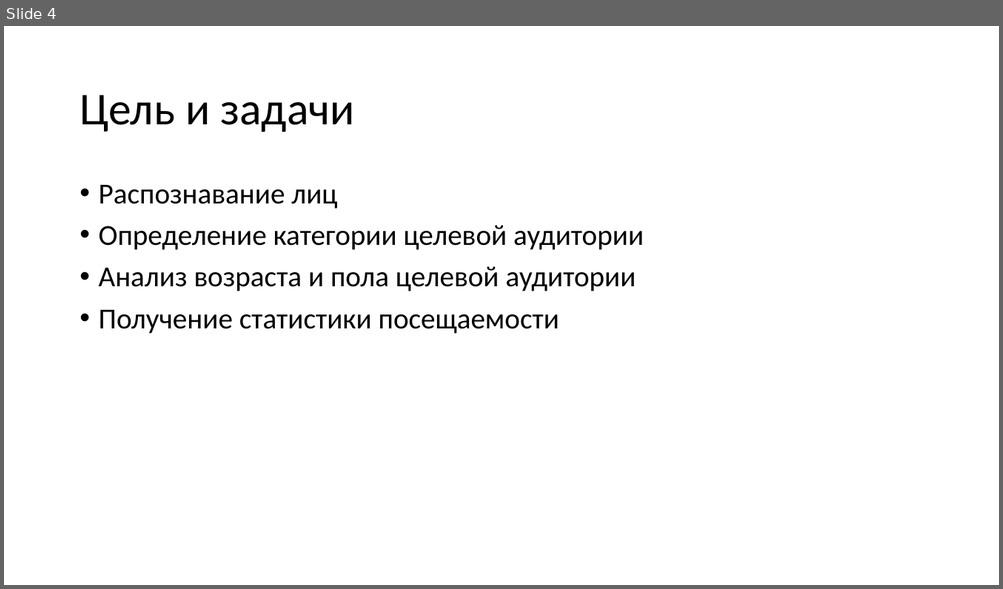
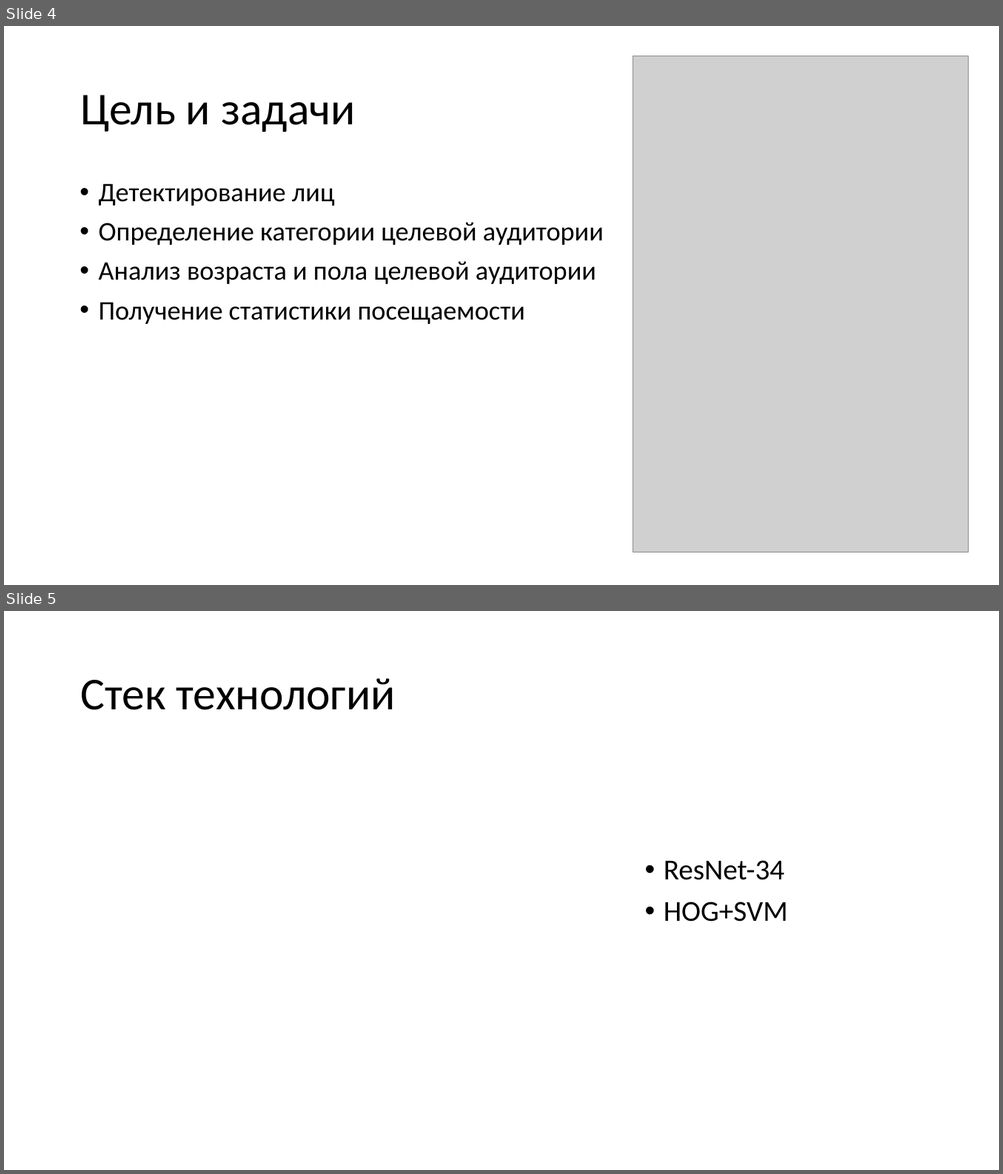
Before and after one commit to vadikko2/Hack_university, a slide deck: Hack_present.pptx. Shown one above the other, each under a label of ours: slide 4 before the commit, slides 4 and 5 after it. The pictures are 1003x589 and 1003x1174 pixels, drawn with LibreOffice and Linux fonts; fonts in the diff are those of the drawing; grey boxes stand for pictures. Boxes give left, top, right and bottom in pixels: in the first picture for what was removed or moved away, otherwise in the second. Text is boxed around its words. In the diff, an @@ line names an element or a change of style, - is before the commit and + after.

```diff
--- a/Hack_present.pptx
+++ b/Hack_present.pptx
@@ slide 5 added at [4, 611, 999, 1170], background #FFFFFF @@
@@ title added at [80, 678, 395, 710], 44 pt, text #000000 @@
+Стек технологий
@@ text added at [663, 860, 788, 922], 28 pt, text #000000 @@
+• ResNet-34
+• HOG+SVM
@@ slide 4 changed as well @@
@@ picture added at [632, 56, 968, 553] @@
@@ text at [99, 184, 335, 206]: text changed; size 28 to 25.9 pt @@
-• Распознавание лиц
+• Детектирование лиц
@@ text at [99, 222, 603, 324]: size 28 to 25.9 pt in "Определение категории целевой аудитории", "Анализ возраста и пола целевой аудитории", "Получение статистики посещаемости" @@
```
Also in this commit, not shown: 4 other slides changed, 3 slides removed, 2 other files.
